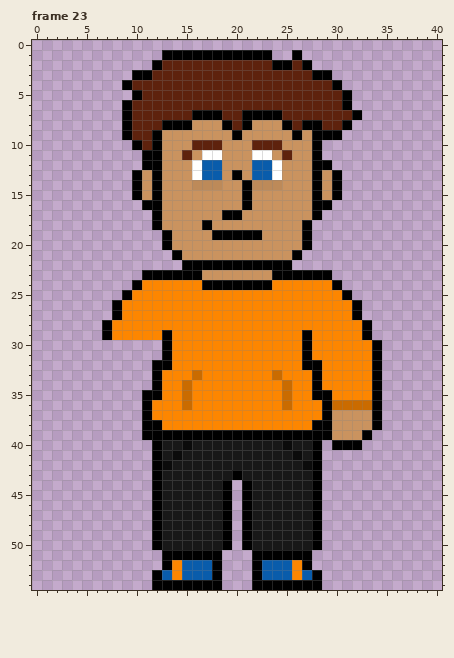
Pixel-art file -- WIP/Brian.aseprite. The picture above is the old version.
41x55 pixels, 23 frames. Shown: frame 23. The commit also changed other frames, which this record leaves out.
The same view after the edit:
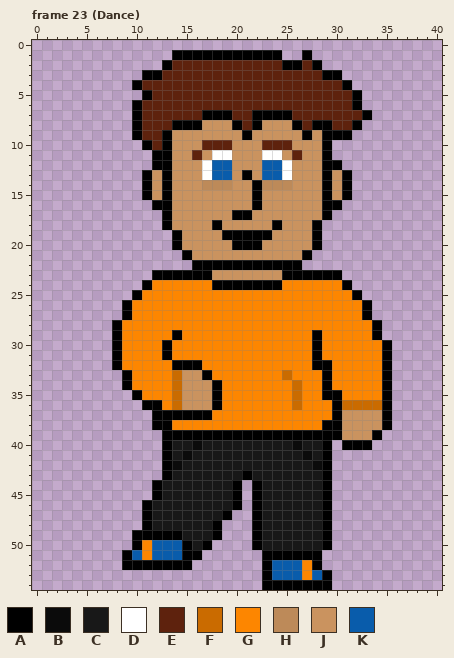
Palette (. is transparent): A #000000  B #0b0b0b  C #181818  D #ffffff  E #5e220d  F #ca6b00  G #fd8600  H #bd8a59  J #ca935f  K #095cab
Change:
Changed rows in their new state; - is an unchanged pixel.
Frame 23 (Dance):
first column x 7:
 1 ------.----------A-.A--------
 2 -----.A----------E-AEA-------
 3 ---.-A---------------E-A-----
 4 --.A-------------------EA----
 5 ---.A-------------------EA---
 6 --.A--------------------EA---
 7 --.A-----E--A-E---A------EA--
 8 --.A--E--A--JAEA--JAE-A-EA---
 9 --.A-EA------JA----JAJ--A----
10 ---.AEA--J--E--J--E--JA------
11 ----.-A-JEJ-D--J-DJE-JA------
12 ----.-A--JD-K--J-KD--J-A-----
13 ---.AJA--JD-KJAJ-KD--JAJA----
14 ---.AJA--J--H-JA--H--JAJA----
15 ---.AJA-------JA-----JAJA----
16 ----.-A-------JA-----J-A-----
17 -----.A-----J-A------JA------
18 -----.A---JA-----A--JA-------
19 ------.A---J----A---JA-------
20 ------.A-----AAA----JA-------
21 -------.A----------JA--------
22 --------.----------A---------
23 ----.-----A------J-----A-----
24 ---.A-----G------A-----GA----
25 --.A--------------------GA---
26 -.A----------------------GA--
27 -.A----------------------GA--
28 .A------------------------GA-
29 .A----GA------------GA----GA-
30 -AGGGG--------------GA-----GA
31 -AGGGG--------------GA-----GA
32 -AGGGGGAAA----------G-A----GA
33 --AGGG-FJJA------GF--GA----GA
34 --AGGG-FJJJA------GF-GA----GA
35 ---AGG-FJJJA------GF-G-A---GA
36 -----A-FJJJA------GF--GA---FA
37 ----.AAAAAA-----------GA---JA
38 ----.-A--------------G-A---JA
39 ----..-----------------A--JA-
40 -----.A-CB--------CB-CA.--A--
41 -----.ACB----------CBCA------
42 -----.AB------------CBA------
43 -----.A------CA------CA------
44 ------------CA.A-----CA------
45 ------------CA.A-----CA------
46 ----AC------CA.A-----CA------
47 ----AC--------.A-----CA------
48 ----AC-----A.-.A-----CA------
49 ---AA-AA---A.-.A-----CA------
50 ---AGKKKA-A..-.A-----CA------
51 --AKGKKK--..---.-----A-------
52 --AAAA-AA...---.A--KGA-------
53 -----.......---.A--KGKA------
54 -----.......---.------A------
Boxes around the changes in both pictures, in picture pixels (x1, y1, x2, y2):
changed: (102, 50, 392, 590)
